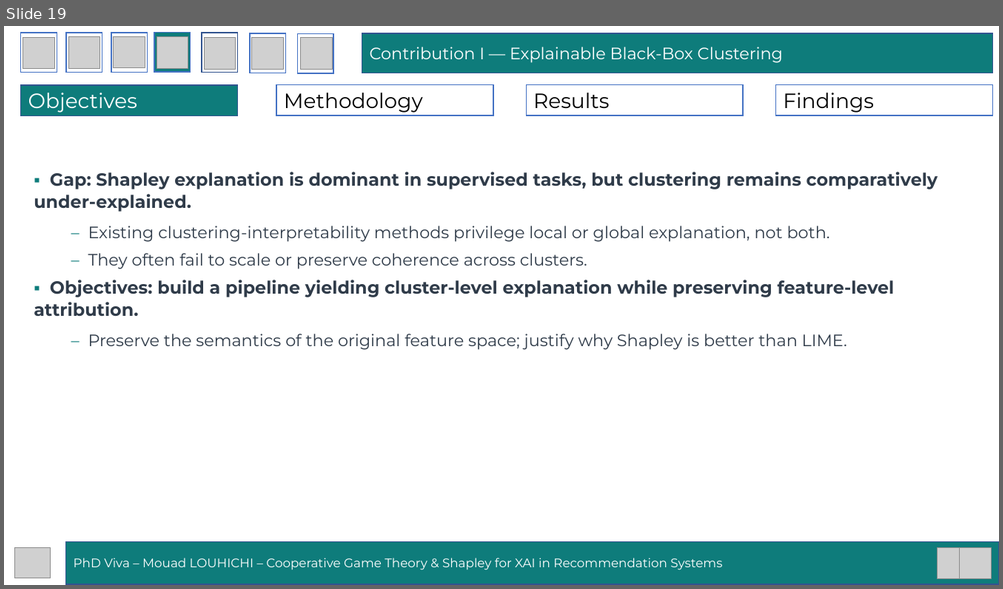
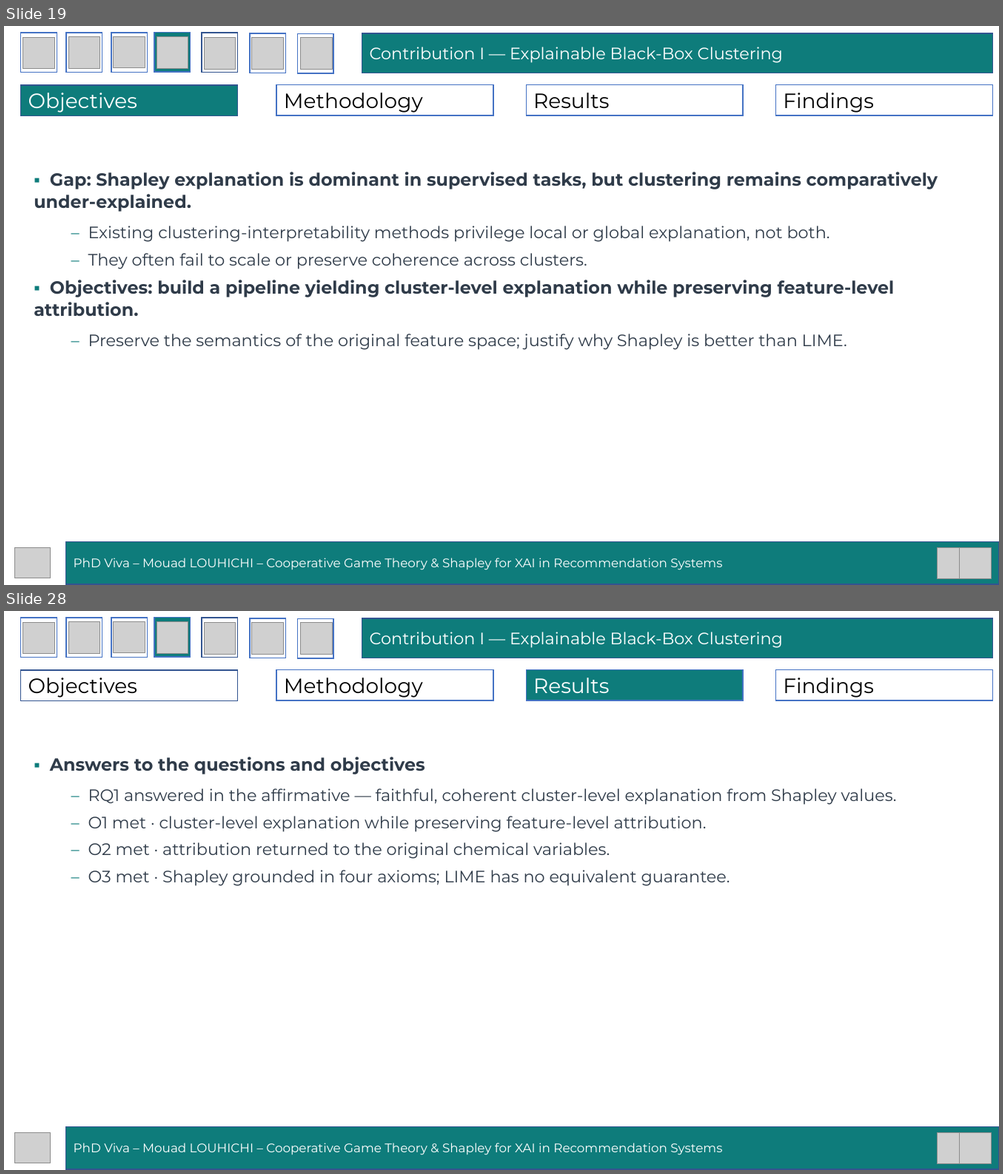
Before and after one commit to mouadlouhichi/phd-prep, a slide deck: viva/MOUAD_LOUHICHI_VIVA_40min.pptx. Shown one above the other, each under a label of ours: slide 19 before the commit, slides 19 and 28 after it; the slides between them are not shown. The pictures are 1003x589 and 1003x1174 pixels, drawn with LibreOffice and Linux fonts; fonts in the diff are those of the drawing; grey boxes stand for pictures. Boxes give left, top, right and bottom in pixels: in the first picture for what was removed or moved away, otherwise in the second. Text is boxed around its words. In the diff, an @@ line names an element or a change of style, - is before the commit and + after.

```diff
--- a/viva/MOUAD_LOUHICHI_VIVA_40min.pptx
+++ b/viva/MOUAD_LOUHICHI_VIVA_40min.pptx
@@ slide 28 added at (x1=4, y1=611, x2=999, y2=1170), background #FFFFFF @@
@@ rectangle added at (x1=21, y1=618, x2=57, y2=658), fill #FFFFFF, outline #4472C4 1 pt @@
@@ picture added at (x1=23, y1=622, x2=55, y2=653) @@
@@ rectangle added at (x1=66, y1=618, x2=102, y2=658), fill #FFFFFF, outline #4472C4 1 pt @@
@@ picture added at (x1=69, y1=622, x2=100, y2=653) @@
@@ rectangle added at (x1=111, y1=618, x2=148, y2=658), fill #FFFFFF, outline #4472C4 1 pt @@
@@ picture added at (x1=114, y1=621, x2=145, y2=652) @@
@@ rectangle added at (x1=154, y1=617, x2=190, y2=657), fill #0E7C7B, outline #4472C4 1 pt @@
@@ picture added at (x1=156, y1=622, x2=188, y2=653) @@
@@ rectangle added at (x1=202, y1=618, x2=238, y2=658), fill #FFFFFF, outline #325491 1 pt @@
@@ picture added at (x1=204, y1=622, x2=236, y2=653) @@
@@ rectangle added at (x1=250, y1=618, x2=285, y2=658), fill #FFFFFF, outline #4472C4 1 pt @@
@@ picture added at (x1=252, y1=622, x2=283, y2=653) @@
@@ rectangle added at (x1=297, y1=619, x2=333, y2=659), fill #FFFFFF, outline #4472C4 1 pt @@
@@ picture added at (x1=300, y1=622, x2=332, y2=653) @@
@@ rectangle added at (x1=362, y1=618, x2=993, y2=658), fill #0E7C7B, outline #325491 1 pt, 16 pt, text #FFFFFF @@
+Contribution I — Explainable Black-Box Clustering
@@ rectangle added at (x1=21, y1=671, x2=239, y2=701), fill #FFFFFF, outline #325491 1 pt, 20 pt, text #000000 @@
+Objectives
@@ rectangle added at (x1=276, y1=670, x2=493, y2=701), fill #FFFFFF, outline #4472C4 1 pt, 20 pt, text #000000 @@
+Methodology
@@ rectangle added at (x1=526, y1=670, x2=743, y2=701), fill #0E7C7B, outline #4472C4 1 pt, 20 pt, text #FFFFFF @@
+Results
@@ rectangle added at (x1=776, y1=670, x2=993, y2=701), fill #FFFFFF, outline #4472C4 1 pt, 20 pt, text #000000 @@
+Findings
@@ text added at (x1=50, y1=757, x2=896, y2=886), 16 pt, text #2F3B49 @@
+▪ Answers to the questions and objectives
+  – RQ1 answered in the affirmative — faithful, coherent cluster-level explanation from Shapley values.
+  – O1 met · cluster-level explanation while preserving feature-level attribution.
+  – O2 met · attribution returned to the original chemical variables.
+  – O3 met · Shapley grounded in four axioms; LIME has no equivalent guarantee.
@@ picture added at (x1=14, y1=1133, x2=51, y2=1164) @@
@@ rectangle added at (x1=66, y1=1128, x2=999, y2=1170), fill #0E7C7B, outline #325491 1 pt, 12 pt, text #FFFFFF @@
+PhD Viva – Mouad LOUHICHI – Cooperative Game Theory & Shapley for XAI in Recommendation Systems
@@ picture added at (x1=936, y1=1133, x2=968, y2=1165) @@
@@ picture added at (x1=960, y1=1133, x2=991, y2=1165) @@
```
Also in this commit, not shown: 3 slides changed, 11 other slides added, 1 other file.
